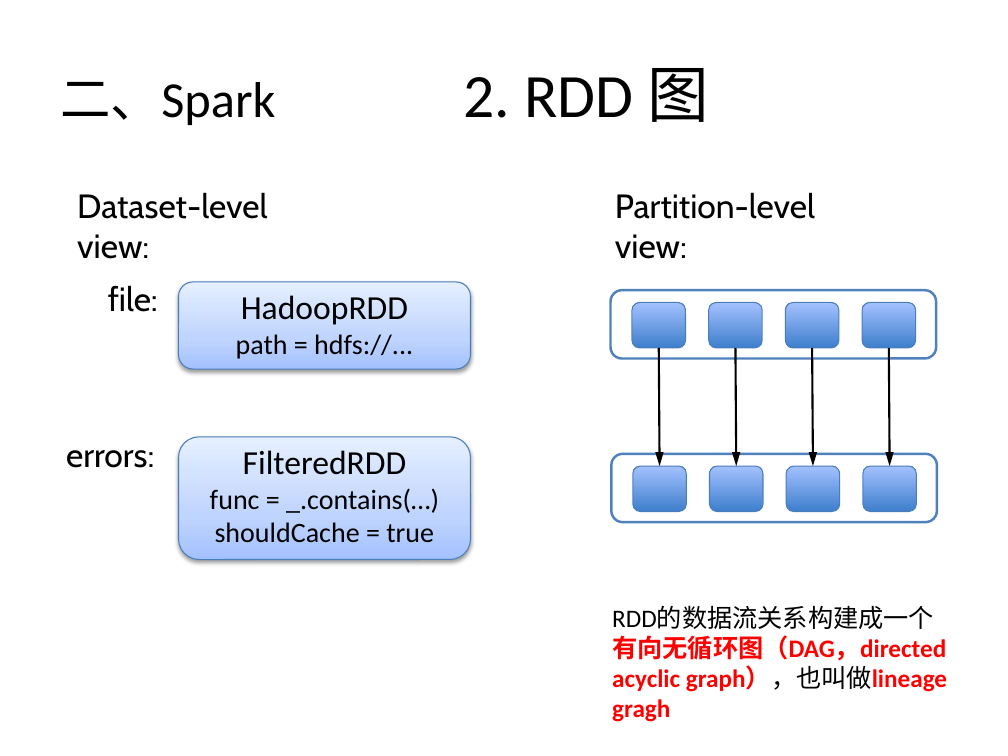
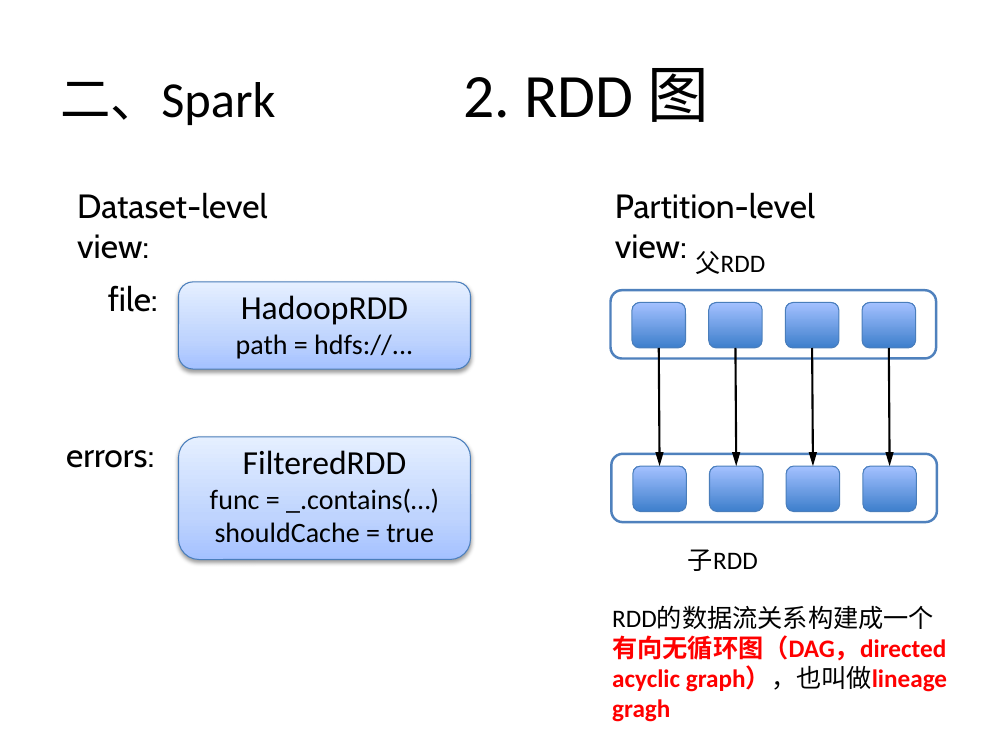
Before and after one commit to wuxingdexian/seminar, a slide deck: slide 15 of Shark SQL and Rich Analytics at Scale.pptx. Drawn at 1008x756 pixels with LibreOffice and Linux fonts; fonts in the diff are those of the drawing. Boxes give left, top, right and bottom in pixels: in the first picture for what was removed or moved away, otherwise in the second. Text is boxed around its words. In the diff, an @@ line names an element or a change of style, - is before the commit and + after.

Commit message:
2014-6-23 23:02

```diff
--- a/Shark SQL and Rich Analytics at Scale.pptx
+++ b/Shark SQL and Rich Analytics at Scale.pptx
@@ text added at (x1=695, y1=251, x2=765, y2=274), 18 pt, text #000000 @@
+父RDD
@@ text added at (x1=688, y1=549, x2=758, y2=571), 18 pt, text #000000 @@
+子RDD
```
Also in this commit, not shown: 1 other slide changed.
